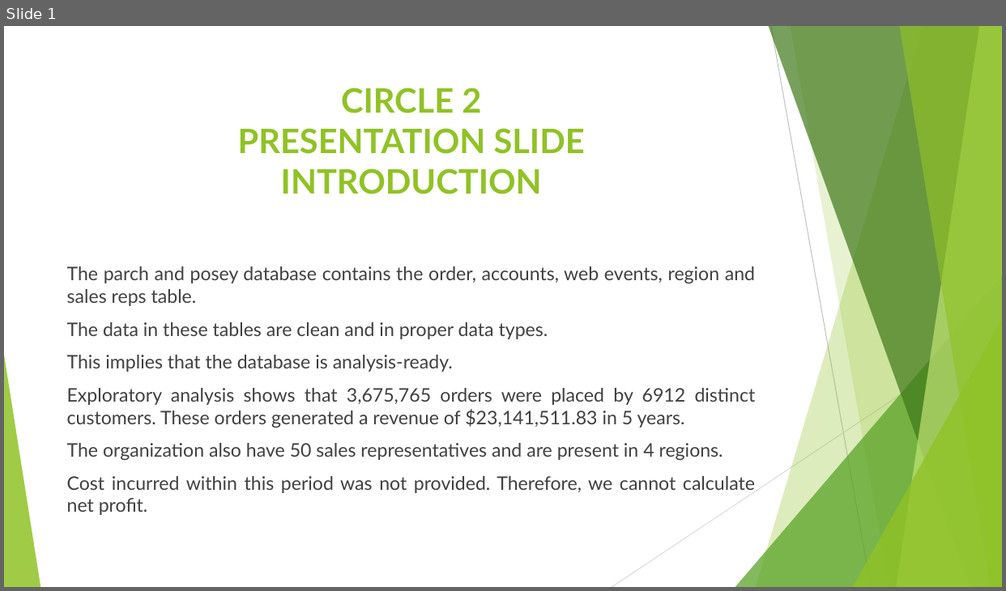
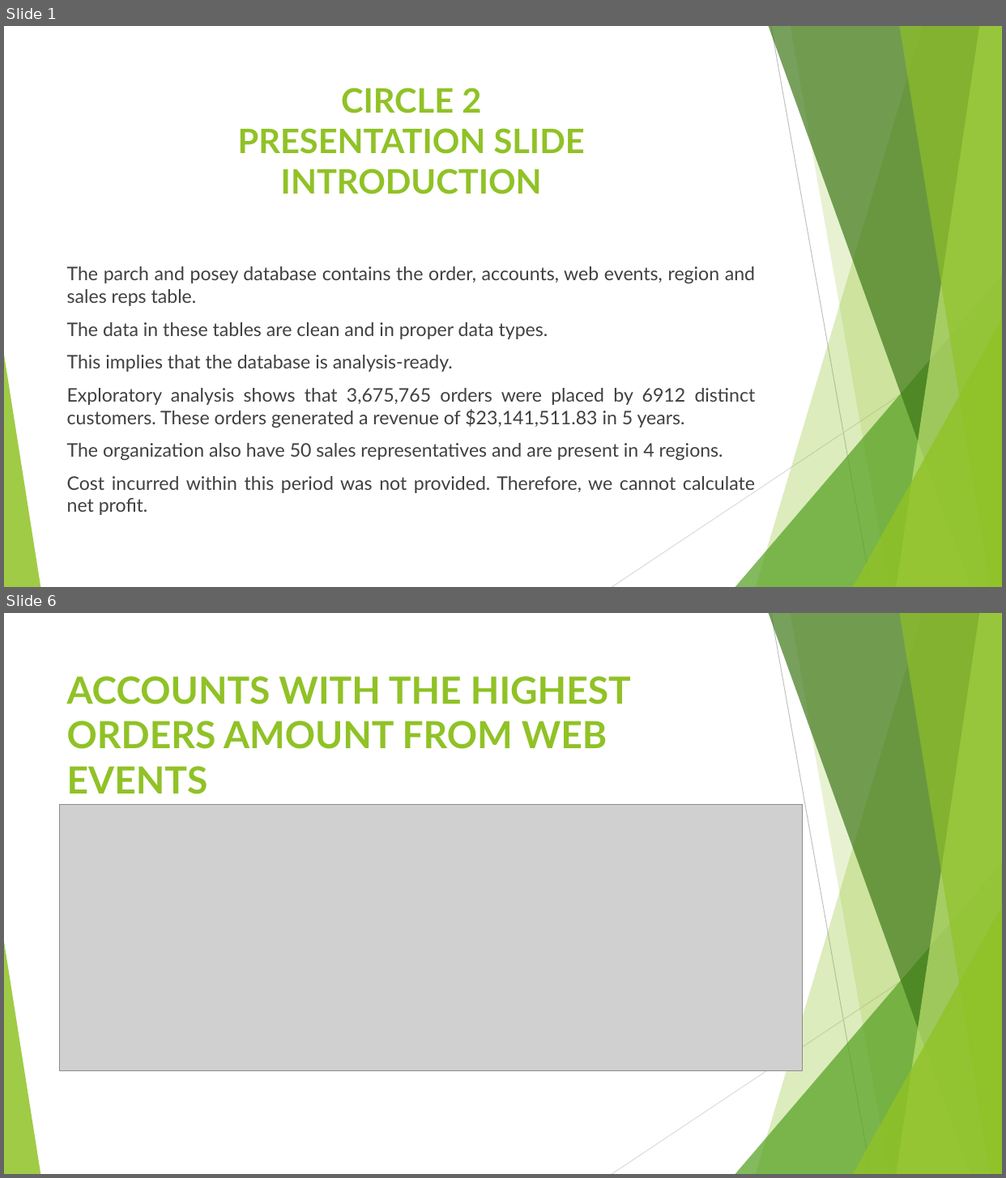
Before and after one commit to Tajman80/CDECircle2Group, a slide deck: Circle2_Linux_Git_Group_Assignment.pptx. Shown one above the other, each under a label of ours: slide 1 before the commit, slides 1 and 6 after it; the slides between them are not shown. The pictures are 1006x591 and 1006x1178 pixels, drawn with LibreOffice and Linux fonts; fonts in the diff are those of the drawing; grey boxes stand for pictures. Boxes give left, top, right and bottom in pixels: in the first picture for what was removed or moved away, otherwise in the second. Text is boxed around its words. In the diff, an @@ line names an element or a change of style, - is before the commit and + after.

```diff
--- a/Circle2_Linux_Git_Group_Assignment.pptx
+++ b/Circle2_Linux_Git_Group_Assignment.pptx
@@ slide 6 added at (x1=4, y1=613, x2=1002, y2=1174), background #FFFFFF; not listed: 10 template elements that a slide beside it also shows @@
@@ title added at (x1=67, y1=676, x2=631, y2=794), 36 pt, text #90C226, bold @@
+ACCOUNTS WITH THE HIGHEST ORDERS AMOUNT FROM WEB EVENTS
@@ picture added at (x1=59, y1=805, x2=802, y2=1071) @@
```
Also in this commit, not shown: 4 slides changed, 3 other slides added, 1 other file.
